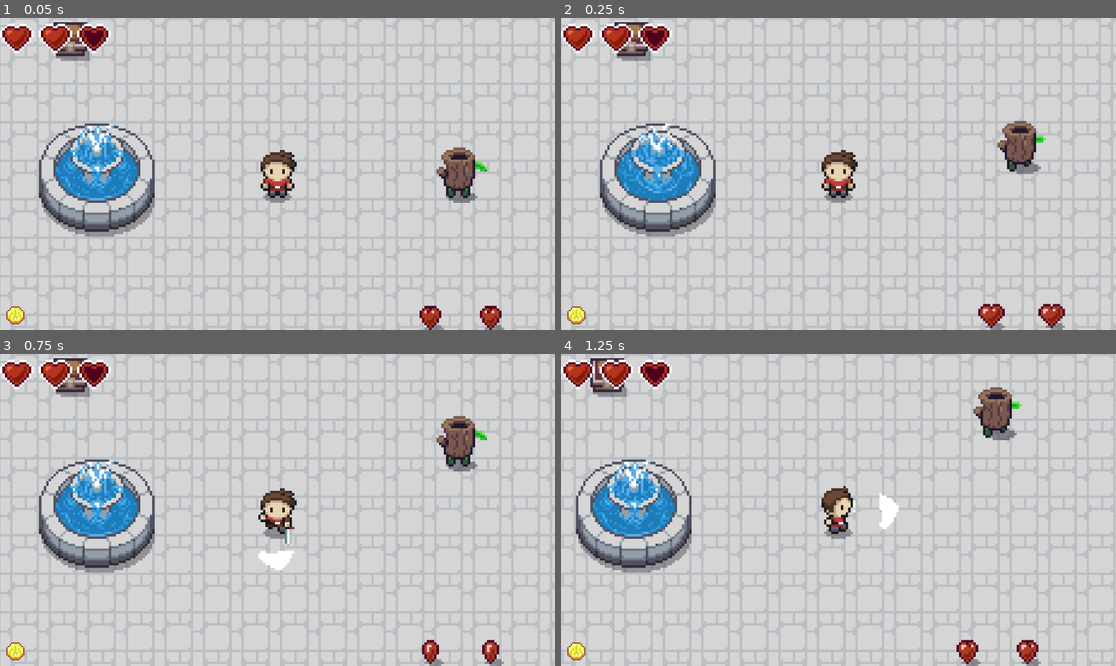
Above: before the commit, frames 1-4 (two rows, left to right).
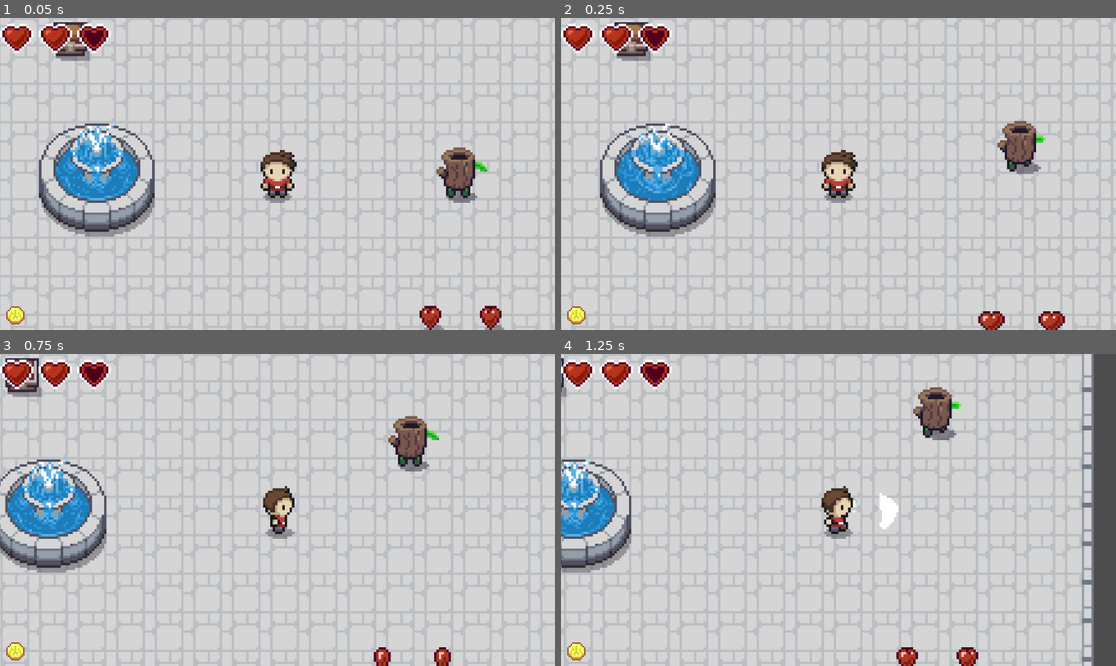
Above: after the commit, the same moments.

Repository: owenreal/game-design-1
Game: Godot game, scene res://td_world_1.tscn
The game is run twice, just before and just after one commit, with the same random seed, the same clock (stepped at 60 frames per second) and the same inputs. The project has no main scene, so this scene is started directly.
Inputs (mouse positions are in pixels of both pictures, inside the frame that each line leads up to):
- Up to frame 1 (0.05 s): no input
- Up to frame 2 (0.25 s): no input
- Up to frame 3 (0.75 s): tap Enter (ui_select, bound only after the commit) at 0.5, 0.6 s; move the mouse to (399, 494) at 0.52 s; hold Right (ui_right) from 0.53 s (still down); click (399, 494) at 0.67 s
- Up to frame 4 (1.25 s): keep holding Right (ui_right); tap Keypad Enter (ui_accept) at 0.77, 1.07 s; tap Space (ui_select, bound only before the commit) at 0.8 s

Frame 1 is identical in both runs. In frame 2, 0.7% of the frame differs, in the area x 75-91%, y 91-100%; in frame 3, 35%; in frame 4, 38%, in the area x 0-100%, y 0-100%.

Commit message:
11/21 chest done and more sounds

Diff:
--- a/game-design-1/entities/items/base_item.gd
+++ b/game-design-1/entities/items/base_item.gd
@@ -39,4 +39,9 @@
 		var bounce_height = Vector2(0, -3)
 		tween.set_trans(Tween.TRANS_BOUNCE)
 		tween.set_ease(Tween.EASE_OUT)
-		tween.tween_property($AnimatedSprite2D, "global_position", self.global_position + bounce_height, 0.1)
+		tween.tween_property($AnimatedSprite2D, "global_position", \
+						self.global_position + bounce_height, 0.1)
+		tween.play()
+		tween.set_ease(Tween.EASE_IN_OUT)
+		tween.tween_property($AnimatedSprite2D, "global_position", \
+						self.global_position, 0.1)
--- a/game-design-1/entities/items/mini_heart.tscn
+++ b/game-design-1/entities/items/mini_heart.tscn
@@ -44,7 +44,6 @@
 
 [node name="mini_heart" type="Node2D"]
 script = ExtResource("1_euhqc")
-sound = "pickupHeart"
 
 [node name="AnimatedSprite2D" type="AnimatedSprite2D" parent="."]
 sprite_frames = SubResource("SpriteFrames_u5sp1")
--- a/game-design-1/entities/objects/small_chest.gd
+++ b/game-design-1/entities/objects/small_chest.gd
@@ -35,7 +35,7 @@
 	await tween.finished
 
 func drop_item(item_name, value, player):
-	var scene_name = "res://assets/entities/items/%s.tscn" % regex.sub(item_name, "")
+	var scene_name = "res://entities/items/%s.tscn" % regex.sub(item_name, "")
 	var item_scene = load(scene_name)
 	var item = item_scene.instantiate()
 	item.bounce = false
--- a/game-design-1/entities/objects/small_chest.tscn
+++ b/game-design-1/entities/objects/small_chest.tscn
@@ -4,7 +4,7 @@
 [ext_resource type="Texture2D" uid="uid://bxuh7auahixol" path="res://Assets/Sprites/zelda_like/objects.png" id="1_m7y58"]
 
 [sub_resource type="CircleShape2D" id="CircleShape2D_2oefl"]
-radius = 14.0
+radius = 21.0238
 
 [sub_resource type="RectangleShape2D" id="RectangleShape2D_7ojpr"]
 size = Vector2(14, 14)
--- a/game-design-1/project.godot
+++ b/game-design-1/project.godot
@@ -27,9 +27,14 @@
 
 ui_accept={
 "deadzone": 0.5,
-"events": [Object(InputEventKey,"resource_local_to_scene":fa …(123 unchanged characters)… d":false,"pressed":false,"keycode":4194309,"physical_keycode":0,"key_label":0,"unicode":0,"location":0,"echo":false,"script":null)
-, Object(InputEventKey,"resource_local_to_scene":false,"resource_name":"","device":0,"window_id":0,"alt_pressed":false,"shift_pressed":false,"ctrl_pressed":false,"meta_pressed":false,"pressed":false,"keycode":4194310,"physical_keycode":0,"key_label":0,"unicode":0,"location":0,"echo":false,"script":null)
+"events": [Object(InputEventKey,"resource_local_to_scene":fa …(123 unchanged characters)… d":false,"pressed":false,"keycode":4194310,"physical_keycode":0,"key_label":0,"unicode":0,"location":0,"echo":false,"script":null)
 , Object(InputEventKey,"resource_local_to_scene":false,"resource_name":"","device":0,"window_id":0,"alt_pressed":false, …(181 unchanged characters)…
+]
+}
+ui_select={
+"deadzone": 0.5,
+"events": [Object(InputEventJoypadButton,"resource_local_to_scene":false,"resource_name":"","device":0,"button_index":3,"pressure":0.0,"pressed":false,"script":null)
+, Object(InputEventKey,"resource_local_to_scene":false,"resource_name":"","device":-1,"window_id":0,"alt_pressed":false,"shift_pressed":false,"ctrl_pressed":false,"meta_pressed":false,"pressed":false,"keycode":0,"physical_keycode":4194309,"key_label":0,"unicode":0,"location":0,"echo":false,"script":null)
 ]
 }
 ui_left={
--- a/game-design-1/td_player.gd
+++ b/game-design-1/td_player.gd
@@ -3,7 +3,7 @@
 const SPEED = 100.0
 const MAXIMUM_OBTAINABLE_HEALTH = 400.0
 enum  STATES { IDLE=0, DEAD, DAMAGED, ATTACKING, CHARGING }
-# add death sound, damage sound, coin/heart pickup, charge attack ready
+# add death sound, damage sound,
 # aud_player.stream = whatever
 # aud_player.play()
 
@@ -21,14 +21,18 @@
 var attack_direction = look_direction
 var animation_lock = 0.0 # lock player in attack anim
 var damage_lock = 0.5
-var charge_time = 2.5
+var charge_time = 2.0
 var charge_start_time = 0.0
+var charge_ready = false
 
 var slash_scene = preload("res://entities/attacks/slash.tscn")
 var damage_shader = preload("res://Assets/shaders/take_damage.tres")
 var attack_sound = preload("res://Assets/sounds/slash.wav")
 var chargeReady_sound = preload("res://Assets/sounds/chargeReady.wav")
 var charge_sound = preload("res://Assets/sounds/chargeSlash.wav")
+var coin_pickup = preload("res://Assets/sounds/pickupCoin.wav")
+var heart_pickup = preload("res://Assets/sounds/pickupHeart.wav")
+var hurt_sound = preload("res://Assets/sounds/hitHurt.wav")
 
 @onready var p_HUD = get_tree().get_first_node_in_group("HUD")
 @onready var aud_player = $AudioStreamPlayer2D
@@ -76,10 +80,14 @@
 	p_HUD.show()
 
 func pickup_health(value):
+	aud_player.stream = heart_pickup
+	aud_player.play()
 	data.health += value
 	data.health = clamp(data.health, 0, data.max_health)
 
 func pickup_money(value):
+	aud_player.stream = coin_pickup
+	aud_player.play()
 	data.money += value
 	$PlayerHUD/PlayerMoney/coinslbl.text = str(data.money)
 
@@ -94,7 +102,8 @@
 		$AnimatedSprite2D.material = damage_shader.duplicate()
 		$AnimatedSprite2D.material.set_shader_parameter("intensity", 0.5)
 		if data.health > 0:
-			# play damage sound
+			aud_player.stream = hurt_sound
+			aud_player.play()
 			pass
 		else:
 			data.state = STATES.DEAD
@@ -133,8 +142,12 @@
 	if data.state != STATES.DEAD:
 		if Input.is_action_just_pressed("ui_accept"):
 			attack()
-			charge_start_time = 0
+			charge_start_time = 0.0
 			data.state = STATES.CHARGING
+		if charge_start_time >= charge_time and data.state == STATES.CHARGING and charge_ready == false:
+			charge_ready = true
+			aud_player.stream = chargeReady_sound
+			aud_player.play()
 
 		if Input.is_action_just_pressed("ui_select"):
 			for entity in get_tree().get_nodes_in_group("Interactable"):
@@ -145,10 +158,11 @@
 
 		charge_start_time += delta
 		if Input.is_action_just_released("ui_accept"):
-			if charge_start_time >= charge_time and data.state == STATES.CHARGING:
+			if charge_start_time >= charge_time and data.state == STATES.CHARGING and charge_ready == true:
 				aud_player.stream = charge_sound
 				aud_player.play()
 				charged_attack()
+				charge_ready = false
 			else:
 				data.state = STATES.IDLE
 
Not shown, added: game-design-1/Assets/sounds/hitHurt.wav.import
Not shown, added: game-design-1/Assets/sounds/hitHurt.wav
